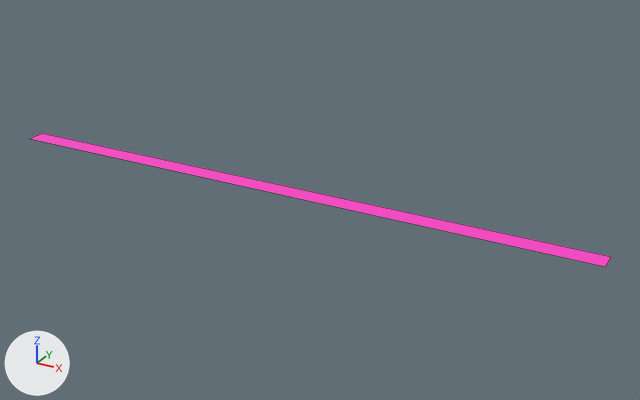
An edit to the Blender file Mesh/progress_meter.blend, drawn before and after from the same camera.
Camera for both pictures: a 50 mm lens placed at (1.654, -1.516, 0.754), pointed at (0.8, 0.038, -0.023). The lights are fixed; the arrows at lower left show +X, +Y and +Z. The picture after the commit comes second. Mesh edges are drawn as thin lines.
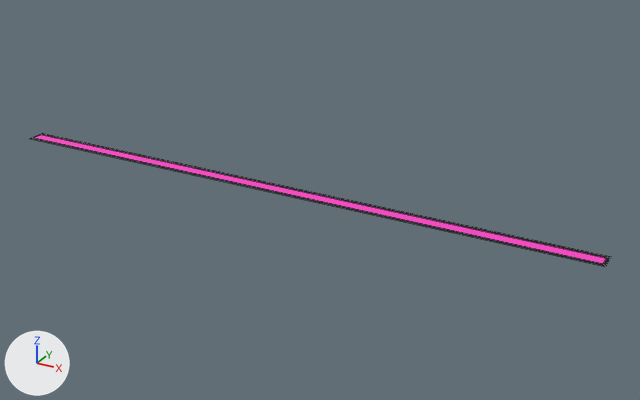
Location of each change, (x1, y1, x2, y2) in pixels of the pictures (640 x 400 px):
part 1 of me_plane, reshaped
    both: (29, 133, 611, 267)

The change, as a diff of the scene's bpy script:
```diff
--- a/Mesh/progress_meter.blend.py
+++ b/Mesh/progress_meter.blend.py
@@ mat_material @@
+mat_material = principled_material('Material')
+mat_material.base_color = (0.0, 0.0, 0.0)  # black #000000
+mat_material.roughness = 1.0
@@ me_plane @@
 # used by ob_plane; location = (0.0, 0.0, 0.0)
 # verts and faces of me_plane; kept vertices keep their numbers, new ones are numbered from 4
 # before: 0 (0.0, -0.023, 0.0) at pixel (29, 138), 1 (1.421, -0.023, 0.0) at pixel (605, 266), 2 (0.0, 0.023, 0.0) at pixel (42, 133), 3 (1.421, 0.023, 0.0) at pixel (611, 256)
-me_plane.from_pydata(...)  # 4 vertices, 1 face; spans x 0.0..1.421, y -0.023..0.023, z 0.0
+me_plane.from_pydata(...)  # 8 vertices, 5 faces; spans x 0.0..1.421, y -0.023..0.023, z 0.0
+# me_plane part 1
+delete_faces([(0, 1, 3, 2)])
+verts[4] = (0.007, 0.012, 0.0)  # pixel (41, 134)
+verts[5] = (0.007, -0.012, 0.0)  # pixel (34, 137)
+verts[6] = (1.415, -0.012, 0.0)  # pixel (603, 263)
+verts[7] = (1.415, 0.012, 0.0)  # pixel (606, 258)
+faces += [(4, 5, 6, 7)]  # mat_material_001 (black #000000, glowing pink #b6298f)
+faces += [(0, 5, 4, 2), (0, 1, 6, 5), (1, 3, 7, 6), (2, 4, 7, 3)]  # mat_material (black #000000)
 me_plane.materials.append(mat_material_001)
+me_plane.materials.append(mat_material)  # black #000000
```
